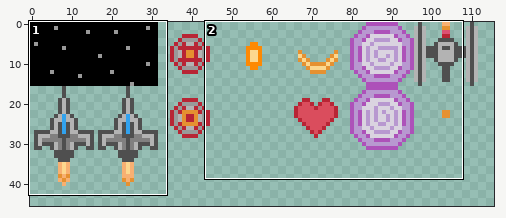
File history of a sprite sheet, SpaceWar/tiles/tileset.png. The first picture is a wide view before the edit; the outline marks the close-up.
Close-up. As it was:
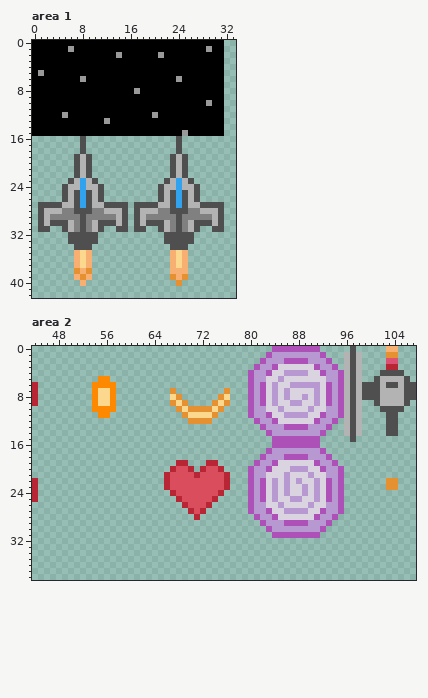
The file is 128x96 pixels. Shown: area 1: x 0..33, y 0..42; area 2: x 44..107, y 0..38. The wide view leaves out empty margins.
New version:
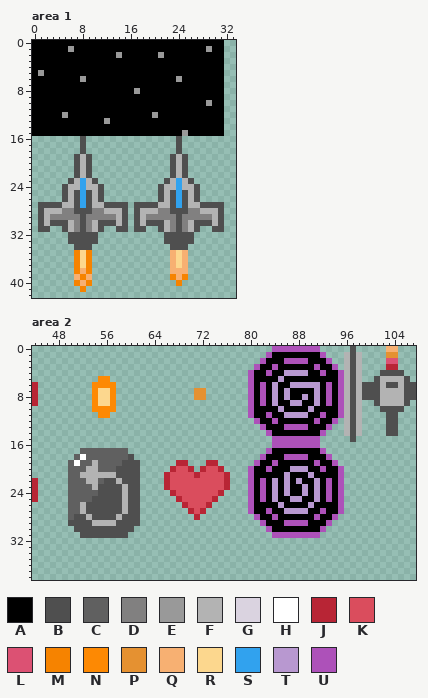
Palette (. is transparent): A #000000  B #4f4f4f  C #606060  D #818080  E #999999  F #b3b3b3  G #dad3e0  H #ffffff  J #b82535  K #da4d5d  L #dc5173  M #f68300  N #fd8903  P #e59131  Q #f7b072  R #fcd78e  S #31a2ee  T #b898d0  U #ad51b9
Edits made:
Changed rows in their new state; - is an unchanged pixel.
Area 1:
first column x 7:
35 M-M----------------
36 M-M----------------
37 M-M----------------
38 M-M----------------
39 -M--------------M-M
40 M-M--------------M-
41 -M-----------------
Area 2:
first column x 50:
 1 ----------------------------------AAAAAAAA-------------
 2 ---------------------------------AAA----AAA------------
 3 --------------------------------AA-AAAAAA-AA-----------
 4 -------------------------------AA-AA----AA-AA----------
 5 -------------------------------AAAA-AAAAAAAAA----------
 6 -------------------------------A-A-AA-----A-A----------
 7 -----------------.---PP---.----A-A-A-AAAA-A-A----------
 8 -----------------..--PP--..----A-A-A-AA-A-A-A----------
 9 -----------------...----...----A-A-AA--AA-A-A----------
10 ------------------........-----AAAA-AAAA-AAAA----------
11 -------------------......------AA-AA----AA-AA----------
12 --------------------....--------AA-AAAAAA-AA-----------
13 ---------------------------------AAA----AAA------------
14 ----------------------------------AAAAAAAA-------------
17 --CCCCCCCC------------------------AAAAAAAA-------------
18 -CHCCCCCCCB----------------------AAA----AAA------------
19 CHCCFCCCCBBB--------------------AA-AAAAAA-AA-----------
20 CCCFFCCCBBBB-------------------AA-AAA---AA-AA----------
21 CCFFFFFFBBBB-------------------AAAAA-AAA-AAAA----------
22 CCCFFCBBFBBB-------------------A-A-A-A-AA-A-A--------..
23 CCCCFBBBBFBB-------------------A-A-A-AA-A-A-A--------..
24 CCCCCBBBBFBB-------------------A-A-A-AA-A-A-A----------
25 CCCCBBBBBFBB-------------------A-A-AA--AA-A-A----------
26 CCFBBBBBBFBB-------------------AAAA-AAAA-AAAA----------
27 CCFBBBBBBFBB-------------------AA-AA----AA-AA----------
28 CBBFBBBBFBBB--------------------AA-AAAAAA-AA-----------
29 BBBBFFFFBBBB---------------------AAA----AAA------------
30 -BBBBBBBBBB-----------------------AAAAAAAA-------------
31 --BBBBBBBB---------------------------------------------
